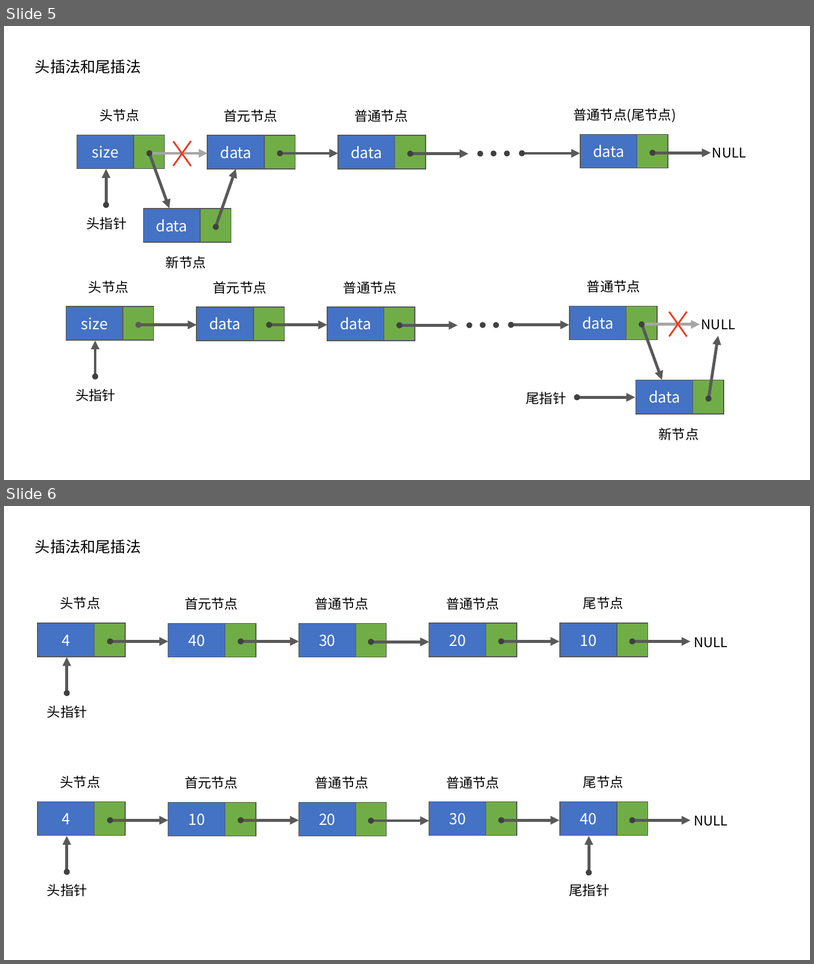
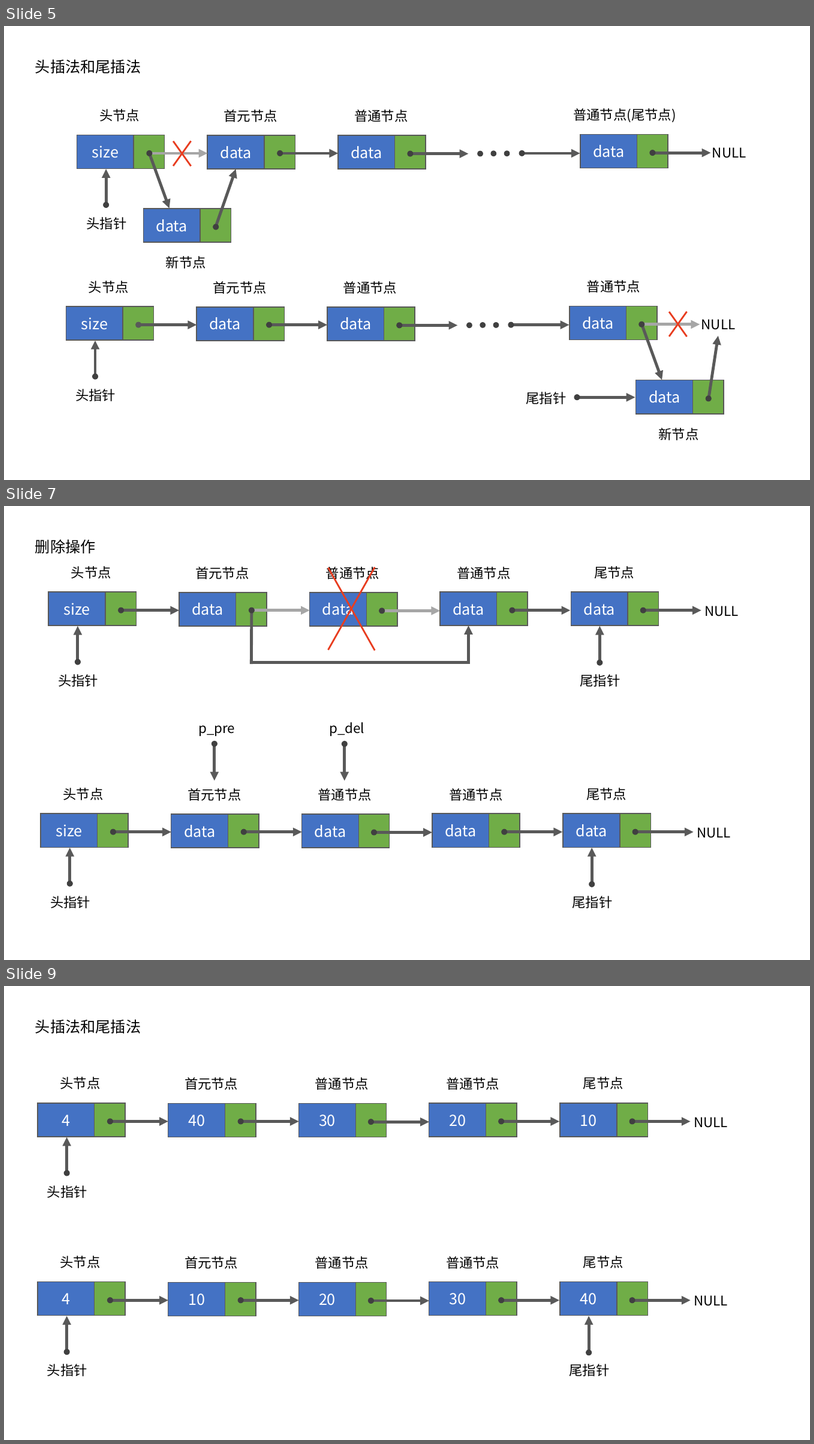
Before and after one commit to vistar-terry/algorithm-cradle, a slide deck: data-structure-and-algorithm/2.线性表/线性表示意图.pptx. Shown one above the other, each under a label of ours: slides 5 and 6 before the commit, slides 5, 7 and 9 after it; the slides between them are not shown. The pictures are 814x964 and 814x1444 pixels, drawn with LibreOffice and Linux fonts; fonts in the diff are those of the drawing. Boxes give left, top, right and bottom in pixels: in the first picture for what was removed or moved away, otherwise in the second. Text is boxed around its words. In the diff, an @@ line names an element or a change of style, - is before the commit and + after.

Commit message:
链表删除操作

```diff
--- a/data-structure-and-algorithm/2.线性表/线性表示意图.pptx
+++ b/data-structure-and-algorithm/2.线性表/线性表示意图.pptx
@@ slide 7 added at box(4, 506, 810, 960), background #FFFFFF @@
@@ text added at box(35, 539, 96, 553), 18 pt, text #000000 @@
+删除操作
@@ group added at box(49, 566, 738, 687): 10 rectangles, 8 arrows, 8 texts, 7 ellipses, 4 lines @@
+data
+data
+size
+头指针
+头节点
+首元节点
+普通节点
+尾节点
+data
+NULL
+data
+普通节点
+尾指针
@@ text added at box(198, 725, 235, 736), 16 pt, text #000000 @@
+p_pre
@@ text added at box(329, 722, 365, 736), 16 pt, text #000000 @@
+p_del
@@ ellipse added at box(213, 742, 216, 745), fill #404040, outline #404040 3.5 pt @@
@@ arrow added from (215, 745) to (215, 781), #595959 3.5 pt @@
@@ ellipse added at box(344, 742, 347, 745), fill #404040, outline #404040 3.5 pt @@
@@ arrow added from (345, 745) to (345, 781), #595959 3.5 pt @@
@@ group added at box(41, 787, 731, 908): 10 rectangles, 8 texts, 7 arrows, 7 ellipses @@
+data
+data
+size
+头指针
+头节点
+首元节点
+普通节点
+尾节点
+data
+NULL
+data
+普通节点
+尾指针
@@ what was slide 6 is now slide 9 @@
```
Also in this commit, not shown: 2 other slides added, 6 other files.
